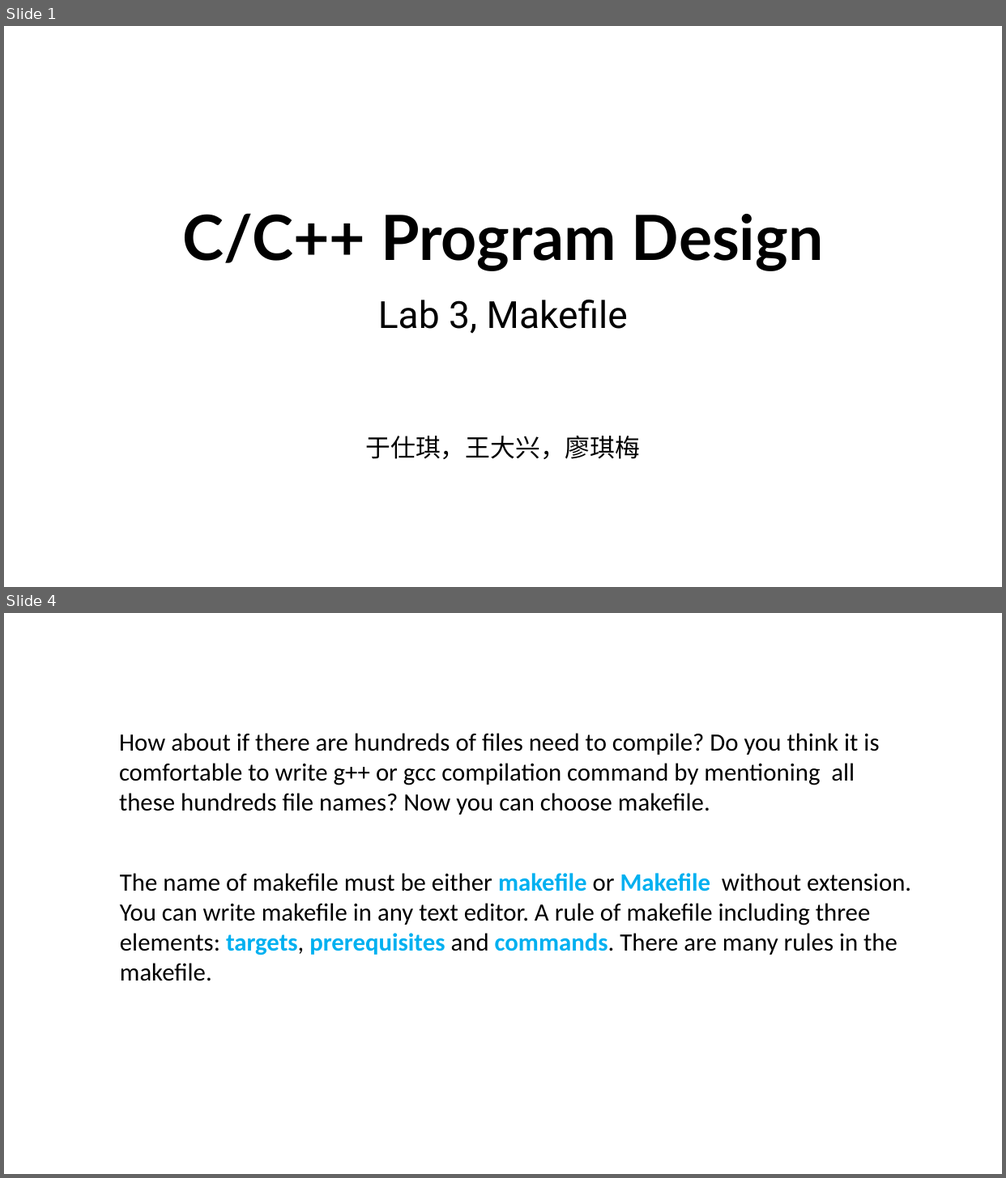
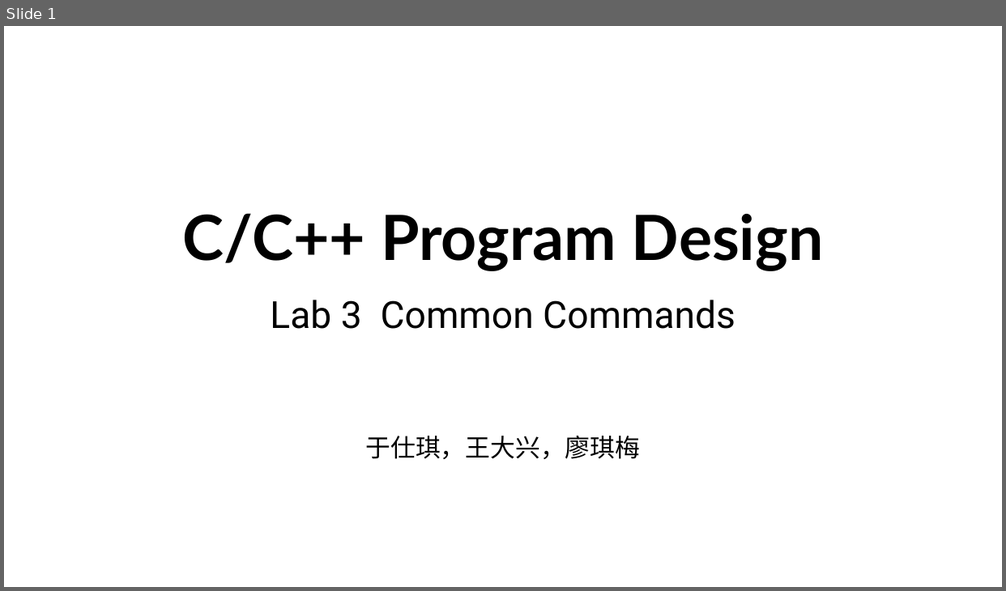
Before and after one commit to ShiqiYu/CPP, a slide deck: week03/Lab03.pptx. Shown one above the other, each under a label of ours: slides 1 and 4 before the commit, slide 1 after it; the slides between them are not shown. The pictures are 1006x1178 and 1006x591 pixels, drawn with LibreOffice and Linux fonts; fonts in the diff are those of the drawing; background and template pictures are left out. Boxes give left, top, right and bottom in pixels: in the first picture for what was removed or moved away, otherwise in the second. Text is boxed around its words. In the diff, an @@ line names an element or a change of style, - is before the commit and + after.

```diff
--- a/week03/Lab03.pptx
+++ b/week03/Lab03.pptx
@@ slide 4 removed at (x1=4, y1=613, x2=1002, y2=1174), background #FFFFFF @@
@@ text removed at (x1=119, y1=733, x2=879, y2=815) @@
-How about if there are hundreds of files need to compile? Do you think it is
-comfortable to write g++ or gcc compilation command by mentioning all
-these hundreds file names? Now you can choose makefile.
@@ text removed at (x1=120, y1=873, x2=911, y2=982) @@
-The name of makefile must be either makefile or Makefile without extension.
-You can write makefile in any text editor. A rule of makefile including three
-elements: targets, prerequisites and commands. There are many rules in the
-makefile.
@@ slide 1 changed as well @@
@@ subtitle at (x1=270, y1=300, x2=735, y2=329): text changed @@
-Lab 3, Makefile
+Lab 3 Common Commands
```
Also in this commit, not shown: 21 slides added, 14 other slides removed.
